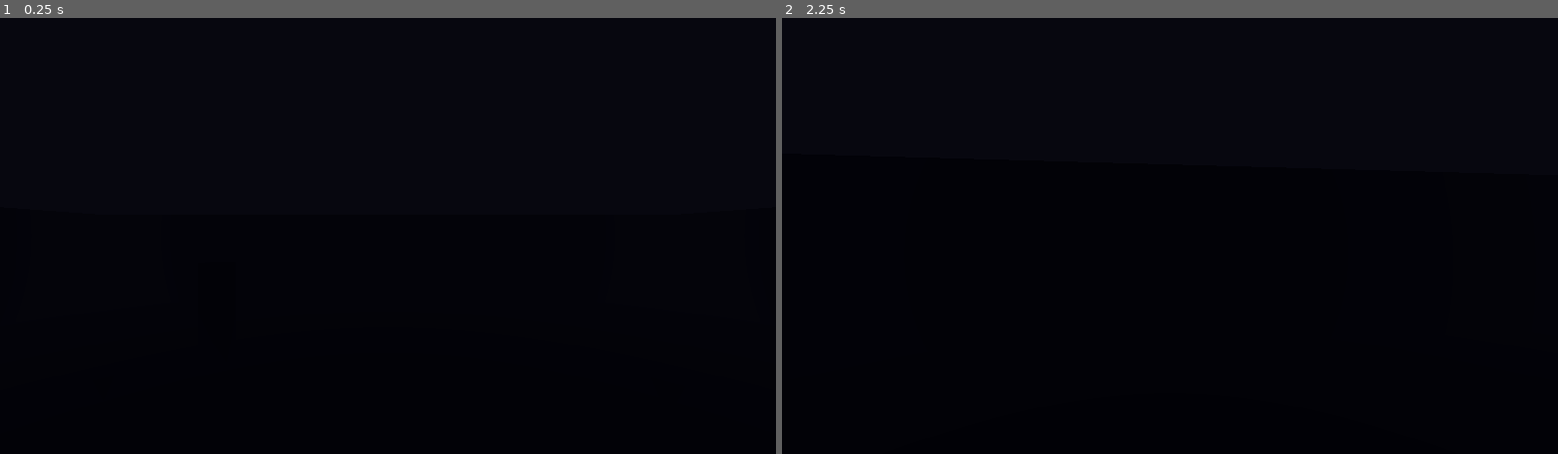
Above: before the commit, frames 1-2 (left to right).
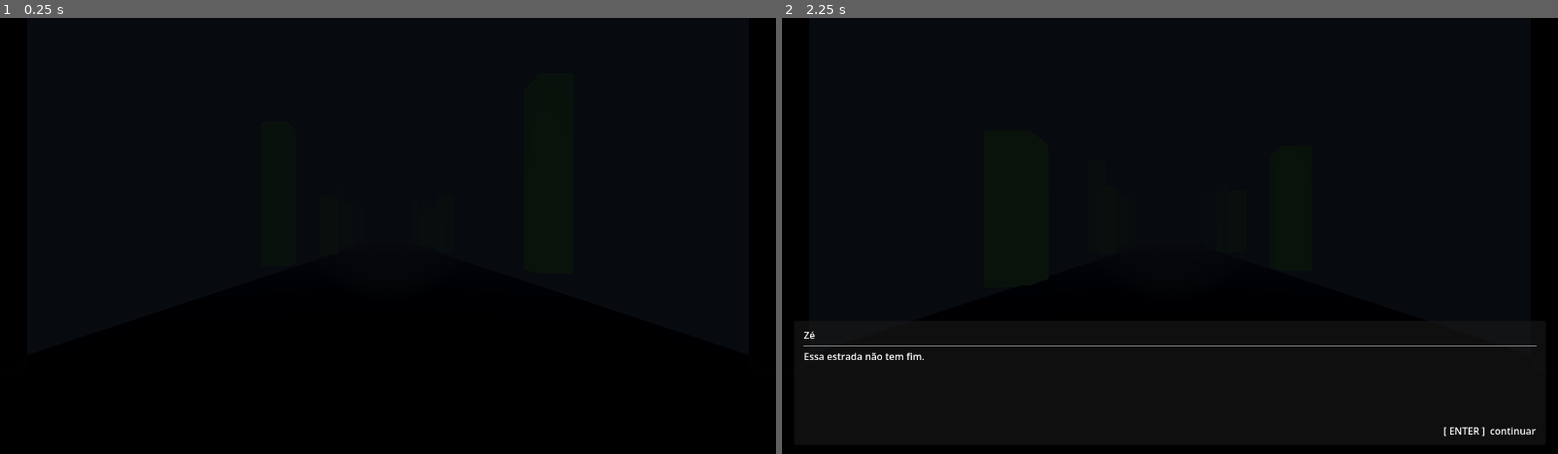
Above: after the commit, the same moments.

Repository: r4ndom13/MEV-UniswapBot
Game: Godot game, scene res://scenes/levels/CabineCaminhao.tscn
Same seed, same stepped clock (60 frames per second), same inputs: the game is played once before the commit and once after it. Before the commit the project starts from res://scenes/levels/TestLevel.tscn.
Inputs (mouse positions are in pixels of both pictures, inside the frame that each line leads up to):
- Up to frame 1 (0.25 s): no input
- Up to frame 2 (2.25 s): tap Enter (ui_accept) at 0.5, 0.77, 1.25, 1.52, 2 s; move the mouse to (1208, 236) at 0.52 s; hold E (interact) 0.53-1.28 s; hold W (move_forward) from 0.53 s (still down); move the mouse to (1131, 236) at 1.27 s; tap E (interact) at 1.35 s; move the mouse to (1185, 227) at 2.02 s; hold E (interact) from 2.03 s (still down)

The runs differ from the first frame. In frame 2, 0.5% of the frame differs, in the area x 2-98%, y 71-96%.
Error before the commit: Parse Error: Cannot infer the type of "atras" variable because the value doesn't have a set type. (res://scripts/levels/TestLevel.gd:98)

Commit message:
Etapa 6: loop principal da viagem — CabineCaminhao + GameManager
- GameManager.gd (autoload): sequência de níveis com proximo_nivel() e _fim_mvp()
- CabineCaminhao.gd: POV fixo na cabine, estrada rolante (3 blocos × 25m reciclados),
  12 árvores procedurais, 5 eventos narrativos temporizados com escolhas, 90s de jornada
- CabineCaminhao.tscn: Camera3D no banco do motorista, painel, pilares, farol SpotLight3D,
  luz verde dos instrumentos, WorldEnvironment com névoa leve
- Level01_Ponte.gd: _sequencia_fim() agora aguarda diálogo e chama GameManager.proximo_nivel()
- project.godot: cena principal → CabineCaminhao; GameManager adicionado como autoload

https://claude.ai/code/session_01KKdYb9FWtBR4ZdrvRtYAuh

Diff:
--- a/game/project.godot
+++ b/game/project.godot
@@ -7,7 +7,7 @@
 
 config/name="Os Mortos da Estrada Velha"
 config/description="Terror folclórico brasileiro — Minas Gerais, 1946"
-run/main_scene="res://scenes/levels/TestLevel.tscn"
+run/main_scene="res://scenes/levels/CabineCaminhao.tscn"
 config/features=PackedStringArray("4.2", "Forward Plus")
 
 [display]
@@ -52,6 +52,7 @@
 DialogSystem="*res://scripts/systems/DialogSystem.gd"
 TensaoManager="*res://scripts/systems/TensaoManager.gd"
 AudioManager="*res://scripts/systems/AudioManager.gd"
+GameManager="*res://scripts/systems/GameManager.gd"
 
 [rendering]
 
--- /dev/null
+++ b/game/scenes/levels/CabineCaminhao.tscn
@@ -0,0 +1,69 @@
+[gd_scene load_steps=5 format=3]
+
+[ext_resource type="Script" path="res://scripts/levels/CabineCaminhao.gd" id="1_cabine"]
+[ext_resource type="Script" path="res://scripts/world/HorrorEventos.gd" id="2_horror"]
+
+[sub_resource type="Environment" id="Environment_Cabine"]
+background_mode = 1
+background_color = Color(0.01, 0.01, 0.02, 1)
+ambient_light_source = 2
+ambient_light_color = Color(0.04, 0.05, 0.07, 1)
+ambient_light_energy = 0.15
+fog_enabled = true
+fog_light_color = Color(0.03, 0.04, 0.06, 1)
+fog_density = 0.04
+
+[sub_resource type="BoxMesh" id="Mesh_Painel"]
+size = Vector3(2.2, 0.5, 0.6)
+
+[node name="CabineCaminhao" type="Node3D"]
+script = ExtResource("1_cabine")
+
+[node name="WorldEnvironment" type="WorldEnvironment" parent="."]
+environment = SubResource("Environment_Cabine")
+
+[node name="HorrorEventos" type="Node" parent="."]
+script = ExtResource("2_horror")
+
+[node name="AudioBase" type="AudioStreamPlayer" parent="."]
+volume_db = 0.0
+autoplay = false
+
+[node name="AudioTensao" type="AudioStreamPlayer" parent="."]
+volume_db = -80.0
+autoplay = false
+
+[node name="Camera3D" type="Camera3D" parent="."]
+transform = Transform3D(1, 0, 0, 0, 1, 0, 0, 0, 1, 0, 1.6, 0.3)
+fov = 75.0
+
+[node name="CabineGeometria" type="Node3D" parent="."]
+
+[node name="PainelDashboard" type="MeshInstance3D" parent="CabineGeometria"]
+transform = Transform3D(1, 0, 0, 0, 1, 0, 0, 0, 1, 0, 0.95, -0.8)
+mesh = SubResource("Mesh_Painel")
+
+[node name="PilarEsquerdo" type="CSGBox3D" parent="CabineGeometria"]
+transform = Transform3D(1, 0, 0, 0, 1, 0, 0, 0, 1, -1.15, 1.55, -0.5)
+size = Vector3(0.12, 1.5, 0.12)
+use_collision = false
+
+[node name="PilarDireito" type="CSGBox3D" parent="CabineGeometria"]
+transform = Transform3D(1, 0, 0, 0, 1, 0, 0, 0, 1, 1.15, 1.55, -0.5)
+size = Vector3(0.12, 1.5, 0.12)
+use_collision = false
+
+[node name="Luzes" type="Node3D" parent="."]
+
+[node name="Farol" type="SpotLight3D" parent="Luzes"]
+transform = Transform3D(1, 0, 0, 0, 0.996195, -0.0871557, 0, 0.0871557, 0.996195, 0, 1.6, 0.5)
+light_color = Color(0.95, 0.97, 1.0, 1)
+light_energy = 3.0
+spot_range = 60.0
+spot_angle = 18.0
+
+[node name="LuzInstrumentos" type="OmniLight3D" parent="Luzes"]
+transform = Transform3D(1, 0, 0, 0, 1, 0, 0, 0, 1, 0, 0.9, -0.7)
+light_color = Color(0.3, 0.55, 0.35, 1)
+light_energy = 0.4
+omni_range = 1.2
--- /dev/null
+++ b/game/scripts/levels/CabineCaminhao.gd
@@ -0,0 +1,265 @@
+extends Node3D
+
+const VELOCIDADE_ESTRADA := 8.0
+const DURACAO            := 90.0
+const COMPRIMENTO_BLOCO  := 25.0
+const N_BLOCOS           := 3
+const TOTAL_LOOP         := COMPRIMENTO_BLOCO * N_BLOCOS   # 75 m
+
+@onready var horror:    HorrorEventos     = $HorrorEventos
+@onready var farol:     SpotLight3D       = $Luzes/Farol
+@onready var audio_base: AudioStreamPlayer = $AudioBase
+@onready var audio_tensao: AudioStreamPlayer = $AudioTensao
+
+var _segmentos: Array[MeshInstance3D] = []
+var _arvores:   Array[MeshInstance3D] = []
+var _viajando  := true
+var _chegou    := false
+var _progresso := 0.0
+var _rng       := RandomNumberGenerator.new()
+
+# Material reutilizável para asfalto e acostamento
+var _mat_asfalto: StandardMaterial3D
+var _mat_terra:   StandardMaterial3D
+var _mat_arvore:  StandardMaterial3D
+
+
+func _ready() -> void:
+	_rng.randomize()
+	horror.luz_principal = farol
+	AudioManager.registrar(audio_base, audio_tensao)
+	TensaoManager.resetar()
+	TensaoManager.tensao_mudou.connect(_ao_tensao_mudar)
+
+	_criar_materiais()
+	_criar_estrada()
+	_criar_arvores()
+
+	await get_tree().create_timer(2.0).timeout
+	DialogSystem.iniciar([
+		{"falante": "Zé", "fala": "Três horas da manhã. Motor pegando, graças a Deus."},
+		{"falante": "Zé", "fala": "Ainda falta uns trinta km pra chegar em Pedra Branca."},
+		{"falante": "Zé", "fala": "Essa estrada não tem fim."},
+	])
+
+	_agendar_eventos()
+
+
+func _physics_process(delta: float) -> void:
+	if not _viajando:
+		return
+
+	_progresso += delta / DURACAO
+	if _progresso >= 1.0 and not _chegou:
+		_chegou = true
+		_viajando = false
+		_chegar()
+		return
+
+	_rolar_estrada(delta)
+
+
+func _rolar_estrada(delta: float) -> void:
+	var deslocamento := VELOCIDADE_ESTRADA * delta
+
+	for seg in _segmentos:
+		if not is_instance_valid(seg):
+			continue
+		seg.position.z += deslocamento
+		# Quando o segmento passou do jogador, recicla no final da fila
+		if seg.position.z > COMPRIMENTO_BLOCO:
+			seg.position.z -= TOTAL_LOOP
+
+	for arv in _arvores:
+		if not is_instance_valid(arv):
+			continue
+		arv.position.z += deslocamento
+		if arv.position.z > COMPRIMENTO_BLOCO * 0.5:
+			arv.position.z -= TOTAL_LOOP
+
+
+# ── Criação de geometria ─────────────────────────────────────────────────────
+
+func _criar_materiais() -> void:
+	_mat_asfalto = StandardMaterial3D.new()
+	_mat_asfalto.albedo_color = Color(0.08, 0.08, 0.09)
+
+	_mat_terra = StandardMaterial3D.new()
+	_mat_terra.albedo_color = Color(0.15, 0.12, 0.09)
+
+	_mat_arvore = StandardMaterial3D.new()
+	_mat_arvore.albedo_color = Color(0.06, 0.10, 0.05)
+	_mat_arvore.shading_mode = BaseMaterial3D.SHADING_MODE_UNSHADED
+
+
+func _criar_estrada() -> void:
+	for i in N_BLOCOS:
+		var seg := MeshInstance3D.new()
+		var mesh := BoxMesh.new()
+		mesh.size = Vector3(4.0, 0.2, COMPRIMENTO_BLOCO)
+		seg.mesh = mesh
+		seg.material_override = _mat_asfalto
+		seg.position = Vector3(0, -0.1, -COMPRIMENTO_BLOCO * i)
+		add_child(seg)
+		_segmentos.append(seg)
+
+		# Acostamento esquerdo
+		var esq := MeshInstance3D.new()
+		var mesh_esq := BoxMesh.new()
+		mesh_esq.size = Vector3(3.0, 0.15, COMPRIMENTO_BLOCO)
+		esq.mesh = mesh_esq
+		esq.material_override = _mat_terra
+		esq.position = Vector3(-3.5, -0.125, -COMPRIMENTO_BLOCO * i)
+		add_child(esq)
+		_segmentos.append(esq)
+
+		# Acostamento direito
+		var dir := MeshInstance3D.new()
+		var mesh_dir := BoxMesh.new()
+		mesh_dir.size = Vector3(3.0, 0.15, COMPRIMENTO_BLOCO)
+		dir.mesh = mesh_dir
+		dir.material_override = _mat_terra
+		dir.position = Vector3(3.5, -0.125, -COMPRIMENTO_BLOCO * i)
+		add_child(dir)
+		_segmentos.append(dir)
+
+
+func _criar_arvores() -> void:
+	for i in 12:
+		var arv := MeshInstance3D.new()
+		var mesh := BoxMesh.new()
+		var alt := _rng.randf_range(5.0, 10.0)
+		mesh.size = Vector3(1.5, alt, 1.5)
+		arv.mesh = mesh
+		arv.material_override = _mat_arvore
+
+		var lado := 1.0 if i % 2 == 0 else -1.0
+		var x := lado * _rng.randf_range(4.5, 8.0)
+		var z := _rng.randf_range(-TOTAL_LOOP, 0.0)
+		arv.position = Vector3(x, alt * 0.5 - 0.1, z)
+		add_child(arv)
+		_arvores.append(arv)
+
+
+# ── Tensão → farol escurece ──────────────────────────────────────────────────
+
+func _ao_tensao_mudar(nivel: int) -> void:
+	if is_instance_valid(farol):
+		var e := lerpf(3.0, 0.8, nivel / 3.0)
+		create_tween().tween_property(farol, "light_energy", e, 3.0)
+
+
+# ── Eventos narrativos ───────────────────────────────────────────────────────
+
+func _agendar_eventos() -> void:
+	_timer(_rng.randf_range(10.0, 18.0), _evt_radio)
+	_timer(_rng.randf_range(25.0, 35.0), _evt_luz_distante)
+	_timer(_rng.randf_range(45.0, 55.0), _evt_batida)
+	_timer(_rng.randf_range(62.0, 72.0), _evt_vulto_estrada)
+	_timer(_rng.randf_range(78.0, 85.0), _evt_figura_acostamento)
+
+
+func _timer(segundos: float, callback: Callable) -> void:
+	await get_tree().create_timer(segundos).timeout
+	if not _chegou:
+		callback.call()
+
+
+func _evt_radio() -> void:
+	TensaoManager.aumentar()
+	if DialogSystem.esta_em_dialogo():
+		await DialogSystem.dialogo_encerrado
+	DialogSystem.iniciar([
+		{"falante": "Zé", "fala": "O rádio chiou. Ninguém transmite a essa hora."},
+		{"falante": "Zé", "fala": "Voz de mulher, talvez. Não deu pra entender."},
+	])
+
+
+func _evt_luz_distante() -> void:
+	if DialogSystem.esta_em_dialogo():
+		await DialogSystem.dialogo_encerrado
+	DialogSystem.iniciar([
+		{"falante": "Zé", "fala": "Tem uma luz lá na frente. Na beira da estrada."},
+		{"falante": "Zé", "fala": "Sumiu."},
+	])
+	TensaoManager.aumentar()
+
+
+func _evt_batida() -> void:
+	_viajando = false
+	horror.piscar_luz(2)
+	await get_tree().create_timer(1.0).timeout
+
+	if DialogSystem.esta_em_dialogo():
+		await DialogSystem.dialogo_encerrado
+
+	DialogSystem.iniciar([
+		{"falante": "Zé", "fala": "Que foi isso? Alguma coisa bateu no teto."},
+		{"falante": "Zé", "fala": "Galho, deve ter sido galho."},
+		{"falante": "Zé", "fala": "Tem galho aqui no meio da estrada?"},
+	])
+	await DialogSystem.dialogo_encerrado
+	_viajando = true
+
+
+func _evt_vulto_estrada() -> void:
+	if DialogSystem.esta_em_dialogo():
+		await DialogSystem.dialogo_encerrado
+	TensaoManager.aumentar()
+	DialogSystem.iniciar([
+		{"falante": "Zé", "fala": "Tem alguém na estrada."},
+		{"falante": "Zé", "fala": "..."},
+		{"falante": "Zé", "fala": "Não tinha ninguém. O farol iluminou o vazio."},
+	])
+
+
+func _evt_figura_acostamento() -> void:
+	_viajando = false
+	await get_tree().create_timer(0.5).timeout
+
+	if DialogSystem.esta_em_dialogo():
+		await DialogSystem.dialogo_encerrado
+
+	TensaoManager.aumentar()
+	DialogSystem.iniciar([
+		{"falante": "Zé", "fala": "Tem uma pessoa no acostamento. Parada."},
+		{
+			"falante": "Zé",
+			"fala": "Para ou passa?",
+			"escolhas": [
+				{
+					"texto": "Para o caminhão.",
+					"proximo": [
+						{"falante": "Zé", "fala": "Desacelerou. Olhou pelo espelho."},
+						{"falante": "Zé", "fala": "Não tinha mais ninguém lá."},
+						{"falante": "Zé", "fala": "Acelerou de novo. O coração ainda tá na garganta."},
+					]
+				},
+				{
+					"texto": "Passa direto.",
+					"proximo": [
+						{"falante": "Zé", "fala": "Não olhou. Pisou fundo."},
+						{"falante": "Zé", "fala": "O que você não vê não te assusta."},
+						{"falante": "Zé", "fala": "É o que Zé queria acreditar."},
+					]
+				}
+			]
+		}
+	])
+	await DialogSystem.dialogo_encerrado
+	_viajando = true
+
+
+# ── Chegada ──────────────────────────────────────────────────────────────────
+
+func _chegar() -> void:
+	if DialogSystem.esta_em_dialogo():
+		await DialogSystem.dialogo_encerrado
+
+	DialogSystem.iniciar([
+		{"falante": "Zé", "fala": "A ponte do Ribeirão Fundo."},
+		{"falante": "Zé", "fala": "Motor falhou de novo. Vai a pé daqui."},
+	])
+	await DialogSystem.dialogo_encerrado
+	await get_tree().create_timer(1.5).timeout
+	GameManager.proximo_nivel()
--- a/game/scripts/levels/Level01_Ponte.gd
+++ b/game/scripts/levels/Level01_Ponte.gd
@@ -123,3 +123,6 @@
 			]
 		}
 	])
+	await DialogSystem.dialogo_encerrado
+	await get_tree().create_timer(2.5).timeout
+	GameManager.proximo_nivel()
--- /dev/null
+++ b/game/scripts/systems/GameManager.gd
@@ -0,0 +1,30 @@
+extends Node
+
+const SEQUENCIA := [
+	"res://scenes/levels/CabineCaminhao.tscn",
+	"res://scenes/levels/Level01_Ponte.tscn",
+]
+
+var _nivel := 0
+
+
+func proximo_nivel() -> void:
+	_nivel += 1
+	if _nivel >= SEQUENCIA.size():
+		_fim_mvp()
+		return
+	get_tree().change_scene_to_file(SEQUENCIA[_nivel])
+
+
+func reiniciar() -> void:
+	_nivel = 0
+	get_tree().change_scene_to_file(SEQUENCIA[0])
+
+
+func _fim_mvp() -> void:
+	await get_tree().create_timer(1.5).timeout
+	DialogSystem.iniciar([
+		{"falante": "", "fala": "A estrada some na escuridão."},
+		{"falante": "", "fala": "Zé chegou."},
+		{"falante": "", "fala": "— Fim do MVP —"},
+	])
